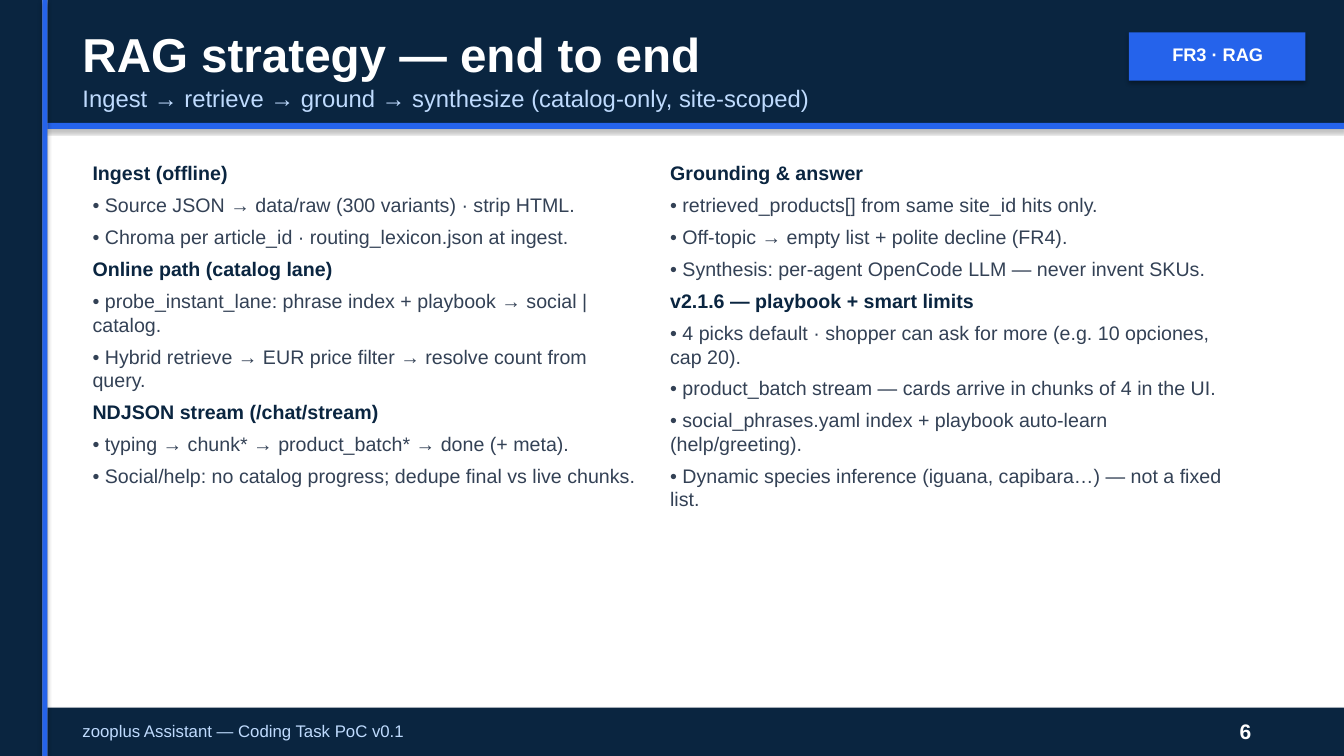
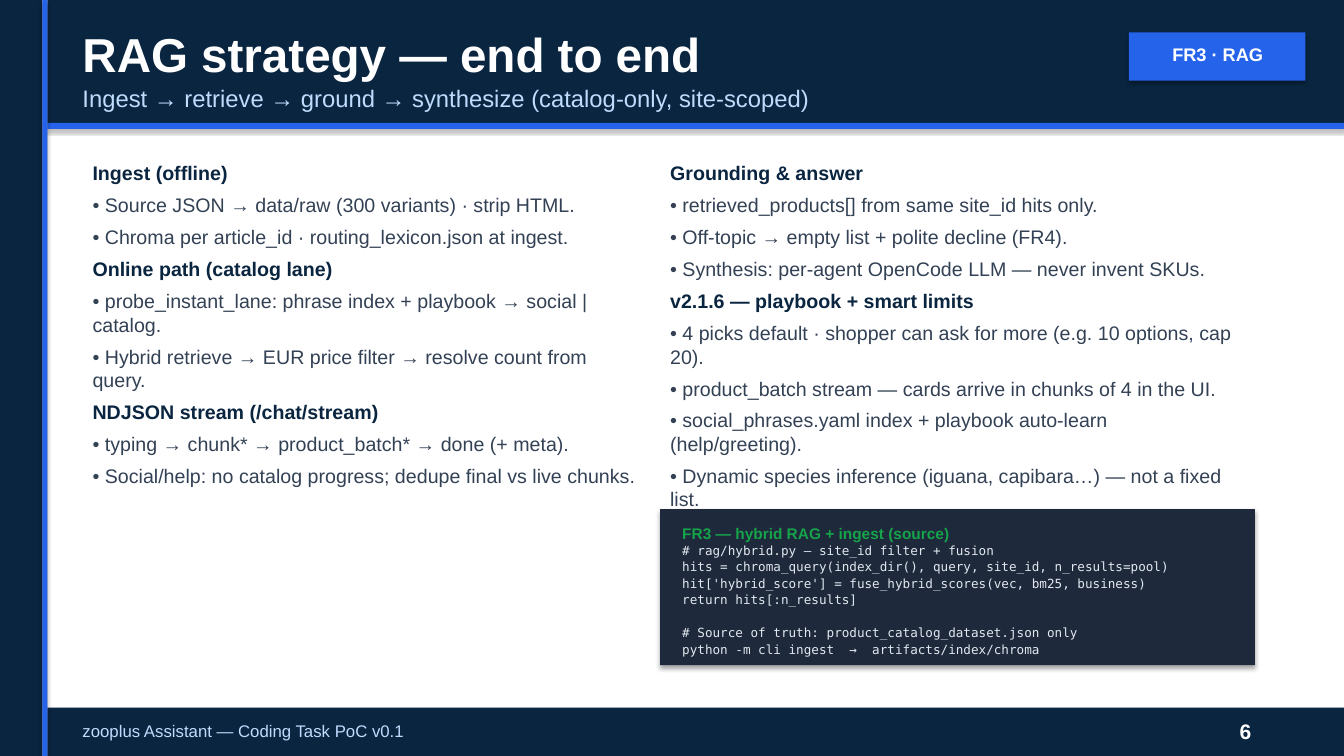
Before and after one commit to peluzzza/PoCAssistantZooplus, a slide deck: slide 6 of docs/deliverables/v0.1/zooplus-assistant-interview-15min-pro.pptx. Drawn at 1344x756 pixels with LibreOffice and Linux fonts; fonts in the diff are those of the drawing. Boxes give left, top, right and bottom in pixels: in the first picture for what was removed or moved away, otherwise in the second. Text is boxed around its words. In the diff, an @@ line names an element or a change of style, - is before the commit and + after.

```diff
--- a/docs/deliverables/v0.1/zooplus-assistant-interview-15min-pro.pptx
+++ b/docs/deliverables/v0.1/zooplus-assistant-interview-15min-pro.pptx
@@ text at (670, 325, 1231, 368): text changed @@
-• 4 picks default · shopper can ask for more (e.g. 10 opciones, cap 20).
+• 4 picks default · shopper can ask for more (e.g. 10 options, cap 20).
@@ rectangle added at (660, 509, 1255, 665), fill #1E293B @@
@@ text added at (682, 528, 1169, 657), 9 pt, text #E2E8F0 @@
+FR3 — hybrid RAG + ingest (source)
+# rag/hybrid.py — site_id filter + fusion
+hits = chroma_query(index_dir(), query, site_id, n_results=pool)
+hit['hybrid_score'] = fuse_hybrid_scores(vec, bm25, business)
+return hits[:n_results]
+# Source of truth: product_catalog_dataset.json only
+python -m cli ingest → artifacts/index/chroma
```
Also in this commit, not shown: 4 other slides changed, 5 other files.
